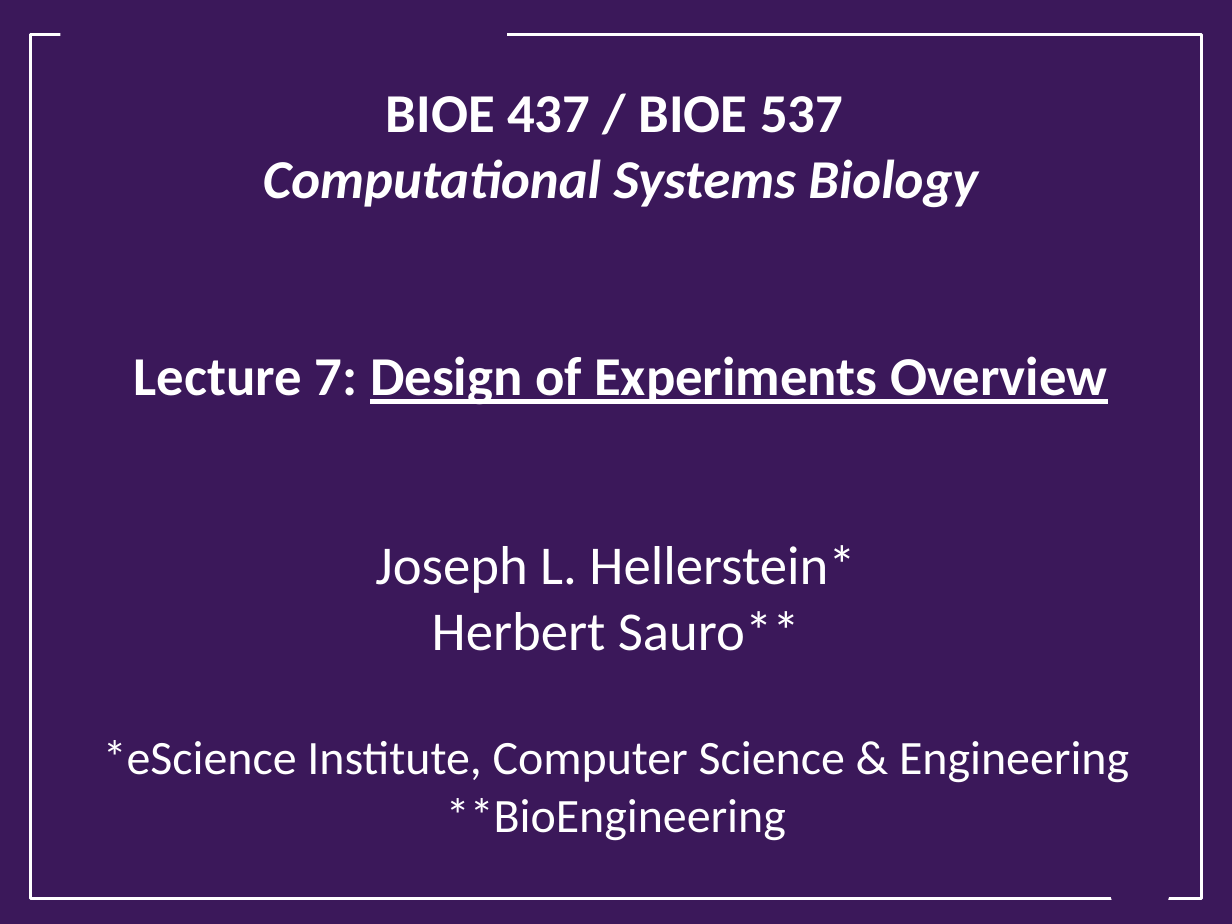
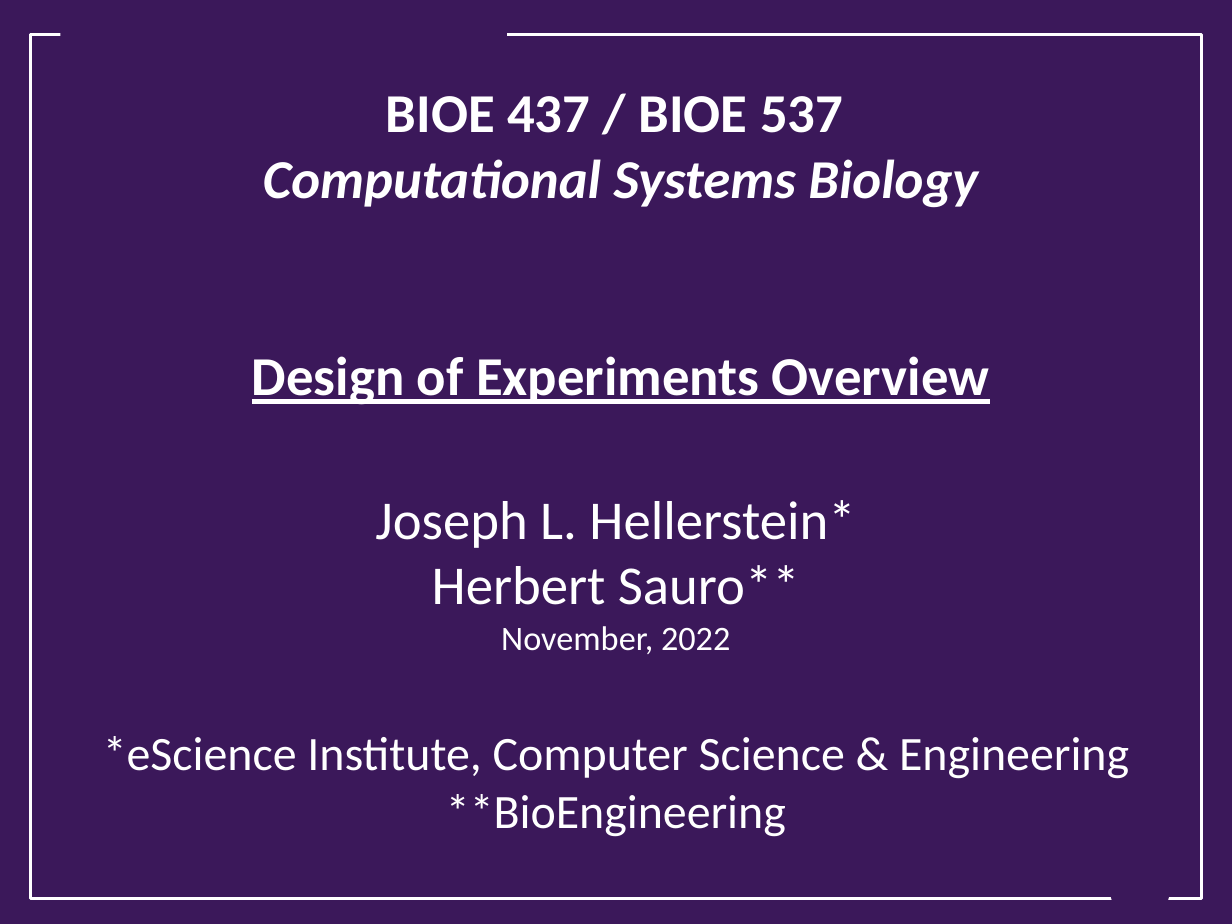
Before and after one commit to ModelEngineering/BIOEN-437, a slide deck: slide 1 of Lectures/Design-Of-Experiments/doe_overview.pptx. Drawn at 1232x924 pixels with LibreOffice and Linux fonts; fonts in the diff are those of the drawing; background and template pictures are left out. Boxes give left, top, right and bottom in pixels: in the first picture for what was removed or moved away, otherwise in the second. Text is boxed around its words. In the diff, an @@ line names an element or a change of style, - is before the commit and + after.

```diff
--- a/Lectures/Design-Of-Experiments/doe_overview.pptx
+++ b/Lectures/Design-Of-Experiments/doe_overview.pptx
@@ title at [252,96,989,405]: text changed @@
-BIOE 437 / BIOE 537
-Computational Systems Biology
-Lecture 7: Design of Experiments Overview
+BIOE 437 / BIOE 537
+Computational Systems Biology
+Design of Experiments Overview
@@ subtitle "Joseph L. Hellerstein*": place and size @@
-subtitle "Joseph L. Hellerstein*" at [103,545,1129,783]
+subtitle "Joseph L. Hellerstein*" at [103,500,1129,837]
@@ subtitle at [501,626,730,654]: paragraph added @@
+November, 2022
```
Also in this commit, not shown: 9 other slides changed, 2 slides added, 3 slides removed.
